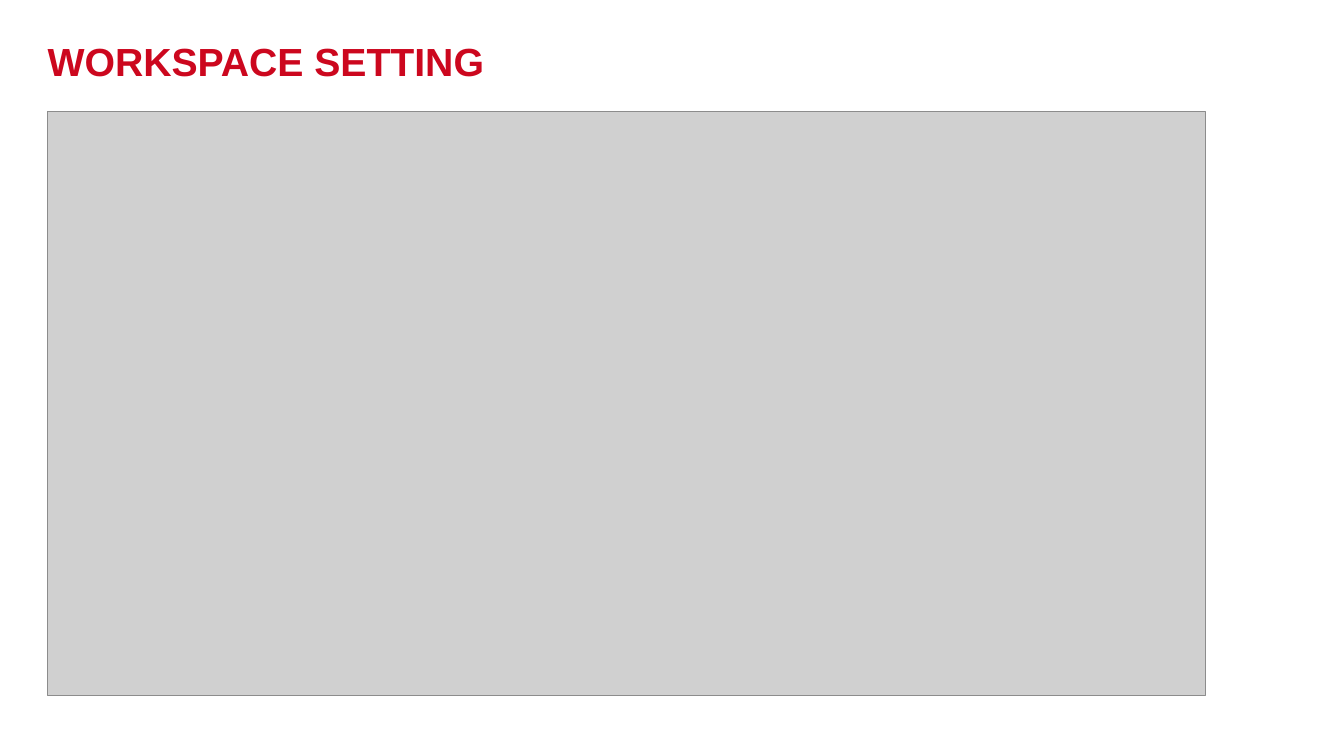
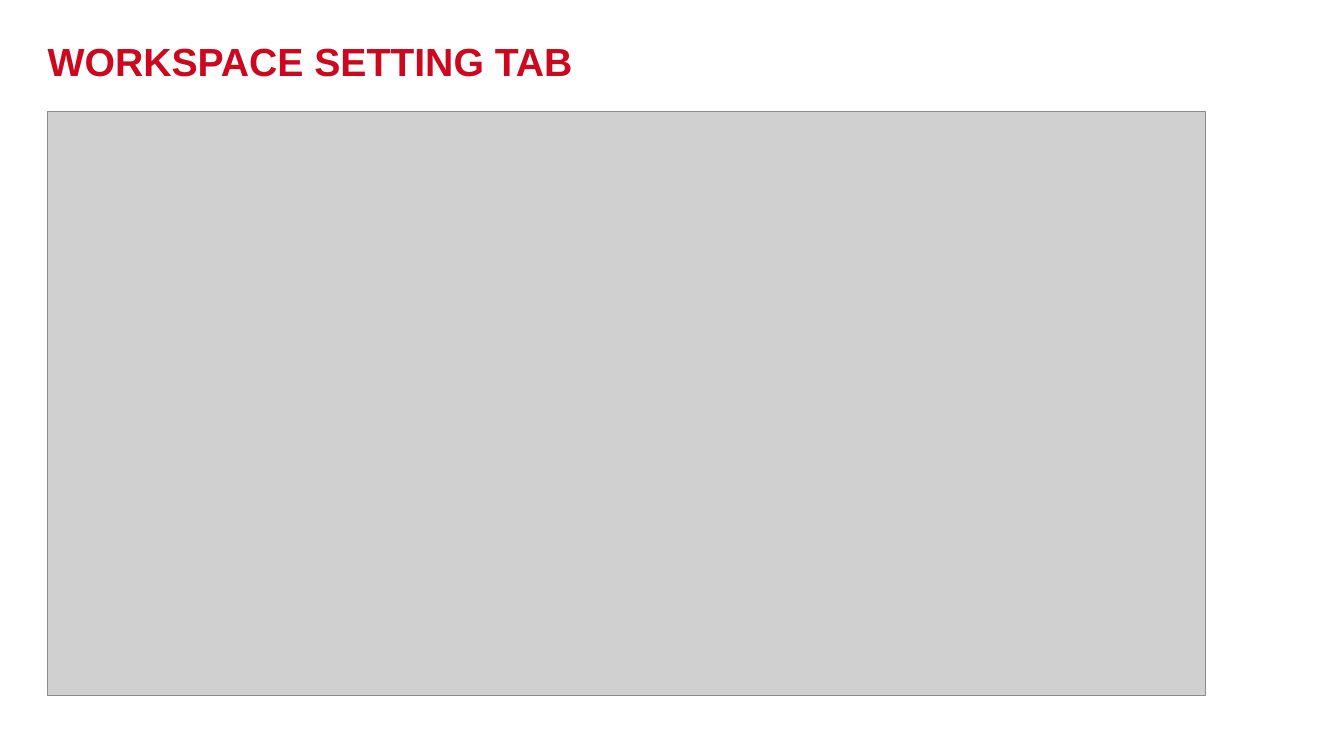
Before and after one commit to phmquan/YPP4-QuanPhan, a slide deck: slide 19 of SQL_Query/Trello_Query/TrelloPresentation.pptx. Drawn at 1344x756 pixels with LibreOffice and Linux fonts; fonts in the diff are those of the drawing; grey boxes stand for pictures; background and template pictures are left out. Boxes give left, top, right and bottom in pixels: in the first picture for what was removed or moved away, otherwise in the second. Text is boxed around its words. In the diff, an @@ line names an element or a change of style, - is before the commit and + after.

```diff
--- a/SQL_Query/Trello_Query/TrelloPresentation.pptx
+++ b/SQL_Query/Trello_Query/TrelloPresentation.pptx
@@ title at bbox=[48, 48, 573, 77]: text changed @@
-WORKSPACE SETTING
+WORKSPACE SETTING TAB
```
Also in this commit, not shown: 8 other slides changed, 6 slides added, 2 slides removed.
